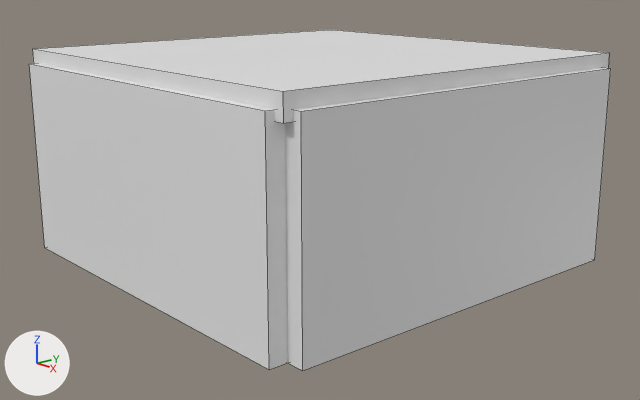
The Blender file bachelor/Assets/Prefabs/Scene_Room.blend: old version first, new version second.
Both versions are drawn from a camera (50 mm lens) standing at (19.16, -16.46, 8.04) and looking at (0.36, -0.11, 1.38). Every picture has the same lights, and +X, +Y and +Z are marked at lower left. Mesh edges are drawn as thin lines.

Before the edit, the objects in view are built like this:
```python
me_cube = bpy.data.meshes.new('Cube')
me_cube.from_pydata(...)  # a box spanning x 0.9..1.1, y 0.0..22.0, z -1.0..1.0; a box spanning x -1.1..-0.9, y 0.3..22.3, z -1.0..1.0; a box spanning x -1.0..1.0, y 21.0..23.0, z -1.0..1.0; a box spanning x -1.0..1.0, y -1.0..1.0, z -1.0..1.0
me_cube_001 = bpy.data.meshes.new('Cube.001')
me_cube_001.from_pydata(...)  # a box spanning x -1.0..1.0, y -1.0..1.0, z -1.0..1.0
# before: 0 (-1.0, -1.0, -1.0) at pixel (32, 48), 1 (-1.0, -1.0, 1.0), 2 (-1.0, 1.0, -1.0) at pixel (331, 29), 3 (-1.0, 1.0, 1.0), 4 (1.0, -1.0, -1.0) at pixel (282, 91)
# before: 5 (1.0, -1.0, 1.0) at pixel (283, 123), 6 (1.0, 1.0, -1.0) at pixel (609, 52), 7 (1.0, 1.0, 1.0)
ob_ceiling = bpy.data.objects.new('Ceiling', me_cube_001)
ob_ceiling.location = (0.0, 0.0, 5.32)
ob_ceiling.scale = (5.76, 5.76, -0.314)
ob_walls = bpy.data.objects.new('Walls', me_cube)
ob_walls.location = (0.0, -5.5, 2.5)
ob_walls.scale = (5.5, 0.5, 2.75)
```
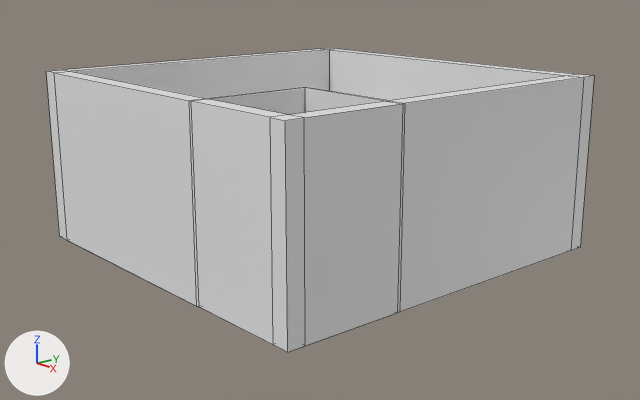
Changed parts and their boxes [x1, y1, x2, y2] in the pictures (640 x 400 px):
```json
{"object": "Walls", "change": "reshaped, moved, rescaled", "before": [29, 63, 611, 371], "after": [46, 48, 594, 352]}
{"object": "Ceiling", "change": "hidden", "before": [32, 30, 609, 123]}
{"part": 2, "of": "me_cube", "change": "built on", "before": [285, 68, 611, 371], "after": [46, 48, 591, 352]}
```

Edits to the scene script, one JSON object a line:
```json
{"block": "me_cube_001", "where": "me_cube_001.from_pydata(...)  # 8 vertices, 6 faces; spans x -1.0..1.0, y -1.0..1.0, z -1.0..1.0"}
{"block": "me_cube_001", "where": "# used by ob_ceiling; location = (0.0, 0.0, 5.32); scale = (5.76, 5.76, -0.314)"}
{"block": "me_cube_001", "where": "# verts and faces of me_cube_001; kept vertices keep their numbers, new ones are numbered from 8"}
{"block": "me_cube_001", "change": "me_cube_001 part 1"}
{"op": "add", "block": "me_cube_001", "code": "delete_vertices([*range(0, 8)])  # with the faces that use them"}
{"block": "me_cube", "where": "# used by ob_walls; location = (0.0, -5.5, 2.5); scale = (5.5, 0.5, 2.75)"}
{"op": "remove", "block": "me_cube", "code": "me_cube.from_pydata(...)  # 32 vertices, 24 faces; spans x -1.1..1.1, y -1.0..23.0, z -1.0..1.0"}
{"op": "add", "block": "me_cube", "code": "me_cube.from_pydata(...)  # 66 vertices, 75 faces; spans x -1.0..1.0, y -43.0..1.0, z -1.0..1.0"}
{"block": "me_cube", "change": "me_cube part 2: 8 vertices removed from x 0.9..1.1, y 0.0..22.0, z -1.0..1.0; 58 vertices added at x -1.0..1.0, y -43.0..1.0, z -1.0..1.0"}
{"op": "set", "path": "ob_ceiling.location", "old": "(0.0, 0.0, 5.32)", "new": "(0.0, 0.0, 5.0)"}
{"op": "set", "path": "ob_ceiling.scale", "old": "(5.76, 5.76, -0.314)", "new": "(2.2, 2.2, 1.0)"}
{"op": "add", "block": "ob_ceiling", "code": "ob_ceiling.hide_viewport = True"}
{"op": "set", "path": "ob_walls.location", "old": "(0.0, -5.5, 2.5)", "new": "(0.0, 5.25, 2.5)"}
{"op": "set", "path": "ob_walls.scale", "old": "(5.5, 0.5, 2.75)", "new": "(5.5, 0.25, 2.5)"}
```
